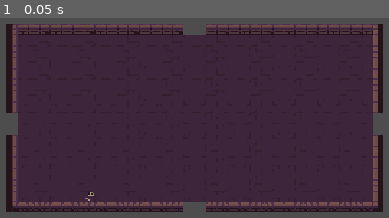
Above: before the commit, frame 1.
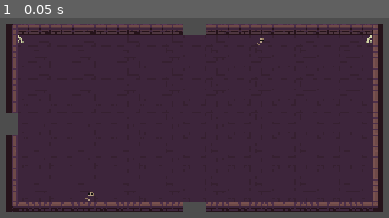
Above: after the commit, the same moment.

Repository: Tortiz-CSUF/esper---1
Game: Godot game, scene res://Scenes/room.tscn
Same seed, same stepped clock (60 frames per second), same inputs: the game is played once before the commit and once after it. This scene is started directly instead of the project's main scene.
Inputs:
- Up to frame 1 (0.05 s): no input

The runs differ from the first frame. In frame 1, 0.4% of the frame differs, in the area x 4-99%, y 8-59%.

Commit message:
Haunted_Adventure_2D_4

Diff:
--- a/Scenes/room.tscn
+++ b/Scenes/room.tscn
@@ -6,7 +6,7 @@
 [node name="Room" type="Node2D" unique_id=1257339290]
 
 [node name="TileMapLayer" type="TileMapLayer" parent="." unique_id=754207750]
-tile_map_data = PackedByteArray("AAALAB8AAAAAAAEAAAALACAAAAA …(9056 unchanged characters)… JAAEAAAAjABsAAAAJAAIAAAAaACIAAAADAAQAAAA=")
+tile_map_data = PackedByteArray("AAALAB8AAAAAAAEAAAALACAAAAA …(9056 unchanged characters)… JAAEAAAAjABsAAAAJAAIAAAAaACIAAAADAAQAAAAsABoAAAAFAAIAAAAsABsAAAAFAAIAAAA=")
 tile_set = ExtResource("1_lsht4")
 
 [node name="Decorations" type="Node2D" parent="." unique_id=1172403156]
@@ -18,12 +18,38 @@
 region_enabled = true
 region_rect = Rect2(112, 112, 16, 16)
 
+[node name="Skull2" type="Sprite2D" parent="Decorations" unique_id=1872202148]
+texture_filter = 1
+position = Vector2(542, 314)
+texture = ExtResource("2_fr46g")
+region_enabled = true
+region_rect = Rect2(112, 112, 16, 16)
+
+[node name="Skull3" type="Sprite2D" parent="Decorations" unique_id=2022501156]
+texture_filter = 1
+position = Vector2(199, 311)
+texture = ExtResource("2_fr46g")
+region_enabled = true
+region_rect = Rect2(64, 96, 16, 16)
+
+[node name="Skull4" type="Sprite2D" parent="Decorations" unique_id=322130851]
+texture_filter = 1
+position = Vector2(696, 311)
+texture = ExtResource("2_fr46g")
+flip_h = true
+region_enabled = true
+region_rect = Rect2(64, 96, 16, 16)
+
 [node name="DoorSpots" type="Node2D" parent="." unique_id=1518063913]
 
 [node name="DoorSpot1" type="Marker2D" parent="DoorSpots" unique_id=688636517]
+position = Vector2(448, 297)
 
 [node name="DoorSpot2" type="Marker2D" parent="DoorSpots" unique_id=587368790]
+position = Vector2(183, 432)
 
 [node name="DoorSpot3" type="Marker2D" parent="DoorSpots" unique_id=1288910879]
+position = Vector2(448, 553)
 
 [node name="PlayerSpawn" type="Marker2D" parent="." unique_id=1278065431]
+position = Vector2(450, 428)
